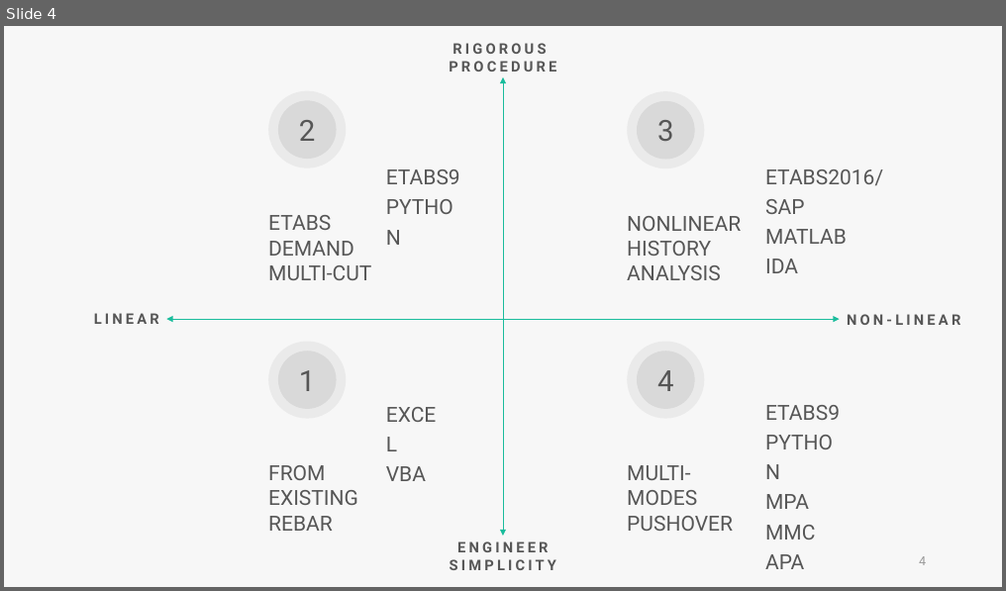
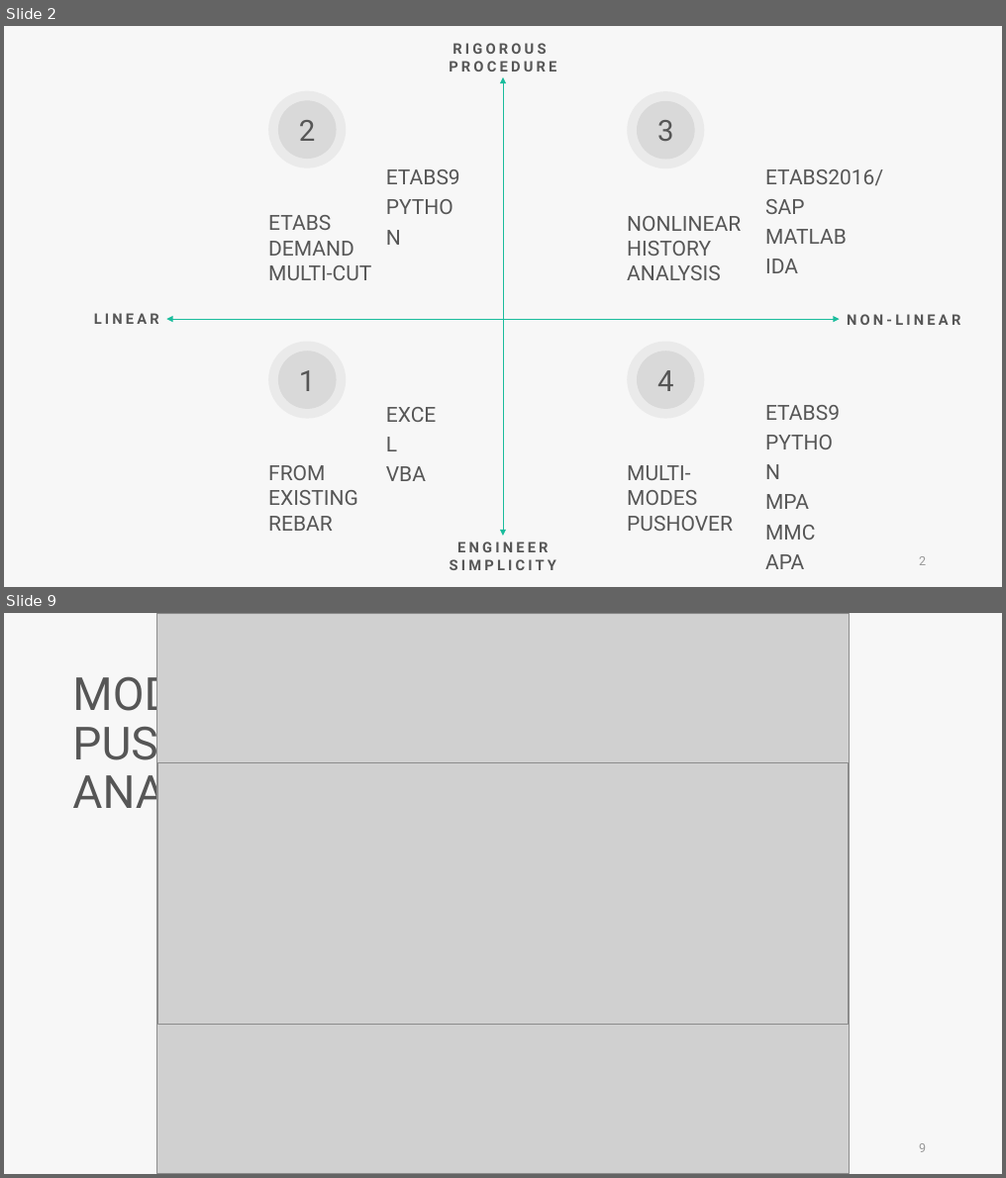
Before and after one commit to skyran1278/VbaProject, a slide deck: 20180126_SmartCut/20181025_Meeting/20181025 Meeting.pptx. Shown one above the other, each under a label of ours: slide 4 before the commit, slides 2 and 9 after it; the slides between them are not shown. The pictures are 1006x591 and 1006x1178 pixels, drawn with LibreOffice and Linux fonts; fonts in the diff are those of the drawing; grey boxes stand for pictures. Boxes give left, top, right and bottom in pixels: in the first picture for what was removed or moved away, otherwise in the second. Text is boxed around its words. In the diff, an @@ line names an element or a change of style, - is before the commit and + after.

```diff
--- a/20180126_SmartCut/20181025_Meeting/20181025 Meeting.pptx
+++ b/20180126_SmartCut/20181025_Meeting/20181025 Meeting.pptx
@@ slide 9 added at bbox=[4, 613, 1002, 1174], background #F7F7F7 @@
@@ picture added at bbox=[156, 613, 849, 1173] @@
@@ text added at bbox=[72, 668, 305, 820], 44 pt, text #565656 @@
+MODAL PUSHOVER ANALYSIS
@@ picture added at bbox=[157, 762, 848, 1025] @@
@@ page number added at bbox=[919, 1144, 926, 1153], 12 pt, text #9A9A9A @@
+9
@@ what was slide 4 is now slide 2 @@
@@ page number at bbox=[919, 557, 926, 566]: text changed @@
-4
+2
```
Also in this commit, not shown: 3 slides changed, 7 other slides added, 1 slide removed, 1 other file.
